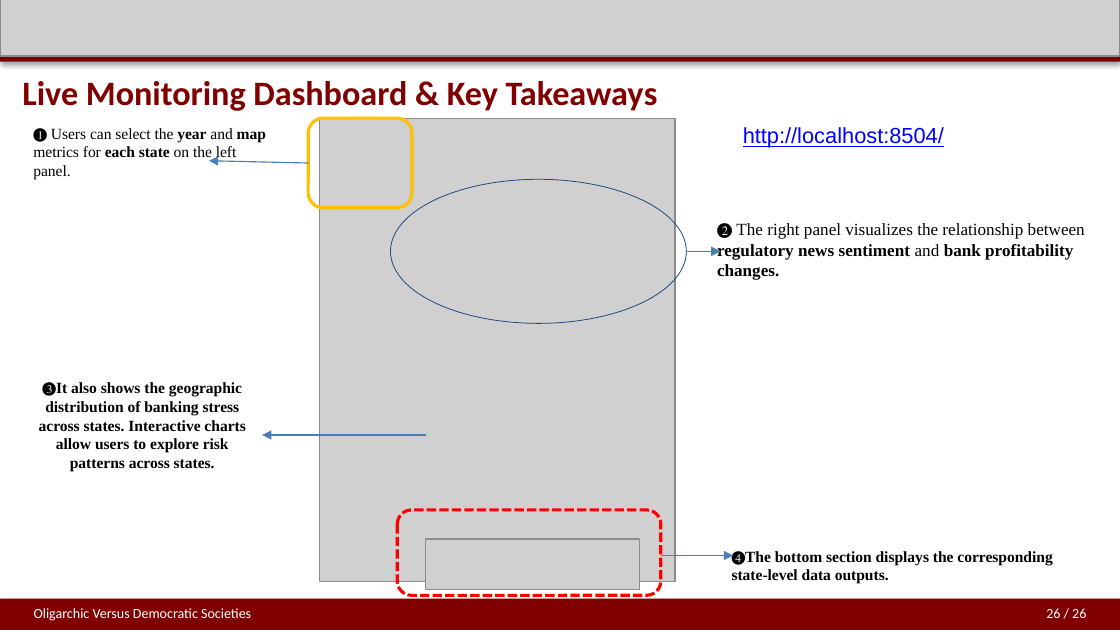
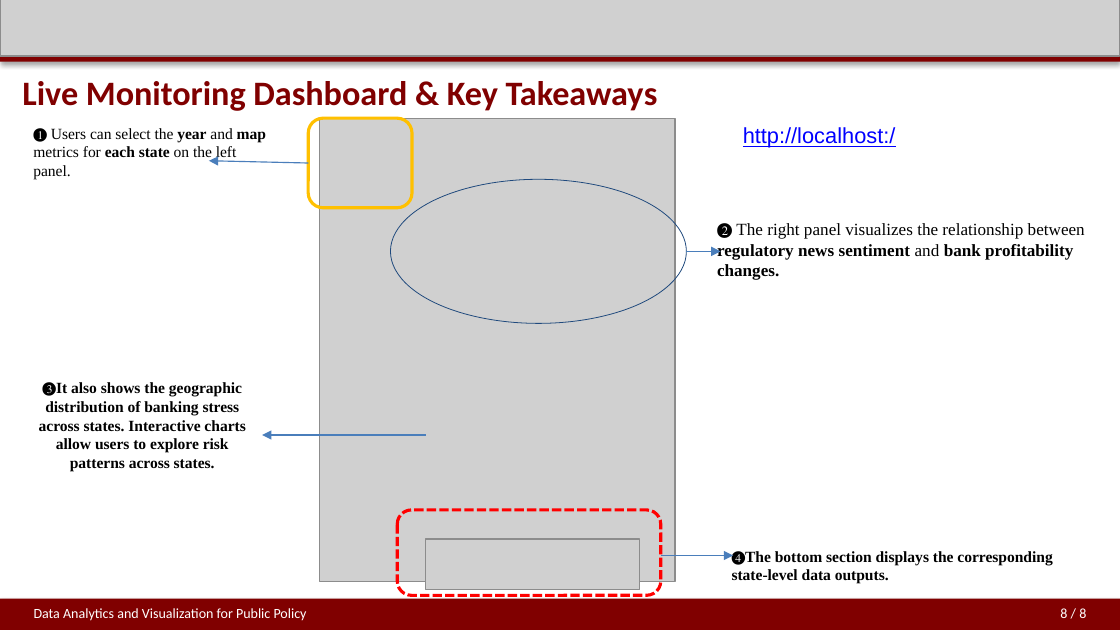
Before and after one commit to jiayuzhao05/Final-project-PPHA30538, a slide deck: slide 8 of final project w2.pptx. Drawn at 1120x630 pixels with LibreOffice and Linux fonts; fonts in the diff are those of the drawing; grey boxes stand for pictures. Boxes give left, top, right and bottom in pixels: in the first picture for what was removed or moved away, otherwise in the second. Text is boxed around its words. In the diff, an @@ line names an element or a change of style, - is before the commit and + after.

```diff
--- a/final project w2.pptx
+++ b/final project w2.pptx
@@ text at bbox=[743, 127, 896, 148]: text changed @@
-http://localhost:8504/
+http://localhost:/
@@ text removed at bbox=[34, 608, 251, 621] @@
-Oligarchic Versus Democratic Societies
@@ text added at bbox=[34, 608, 307, 621], 9 pt, text #FFFFFF @@
+Data Analytics and Visualization for Public Policy
@@ text at bbox=[1060, 608, 1086, 618]: text changed @@
-26 / 26
+8 / 8
```
Also in this commit, not shown: 7 other slides changed, 1 other file.
